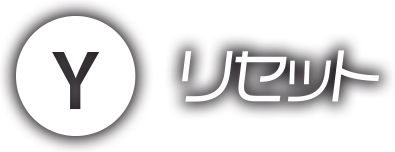
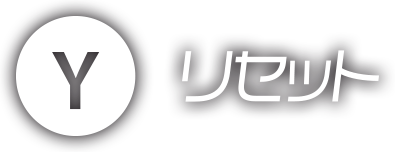
Revision of a layered (395, 152) image; what changed, layer by layer:
pixels changed over [0, 0, 393, 152] (layer not identified)
